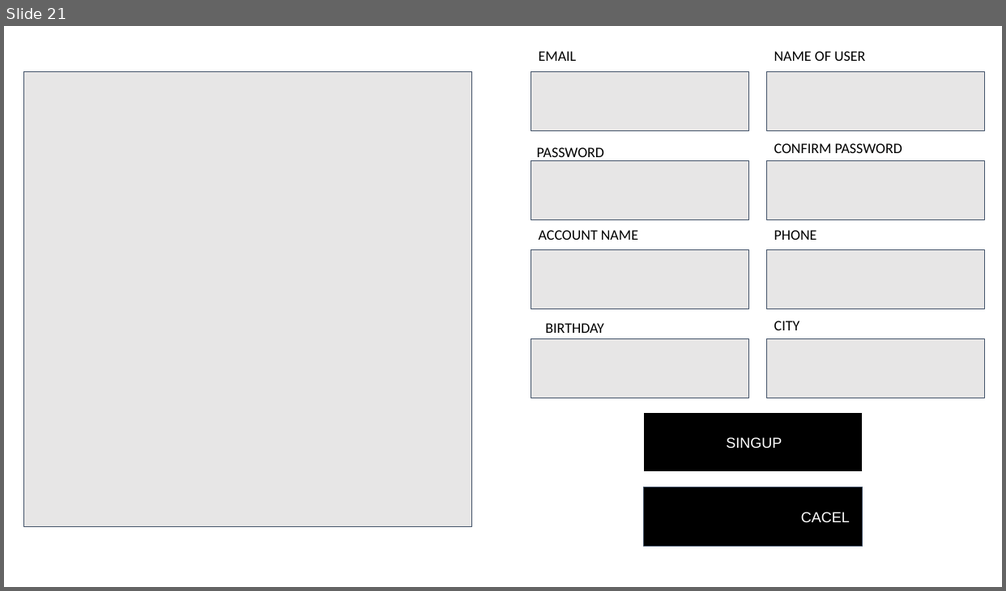
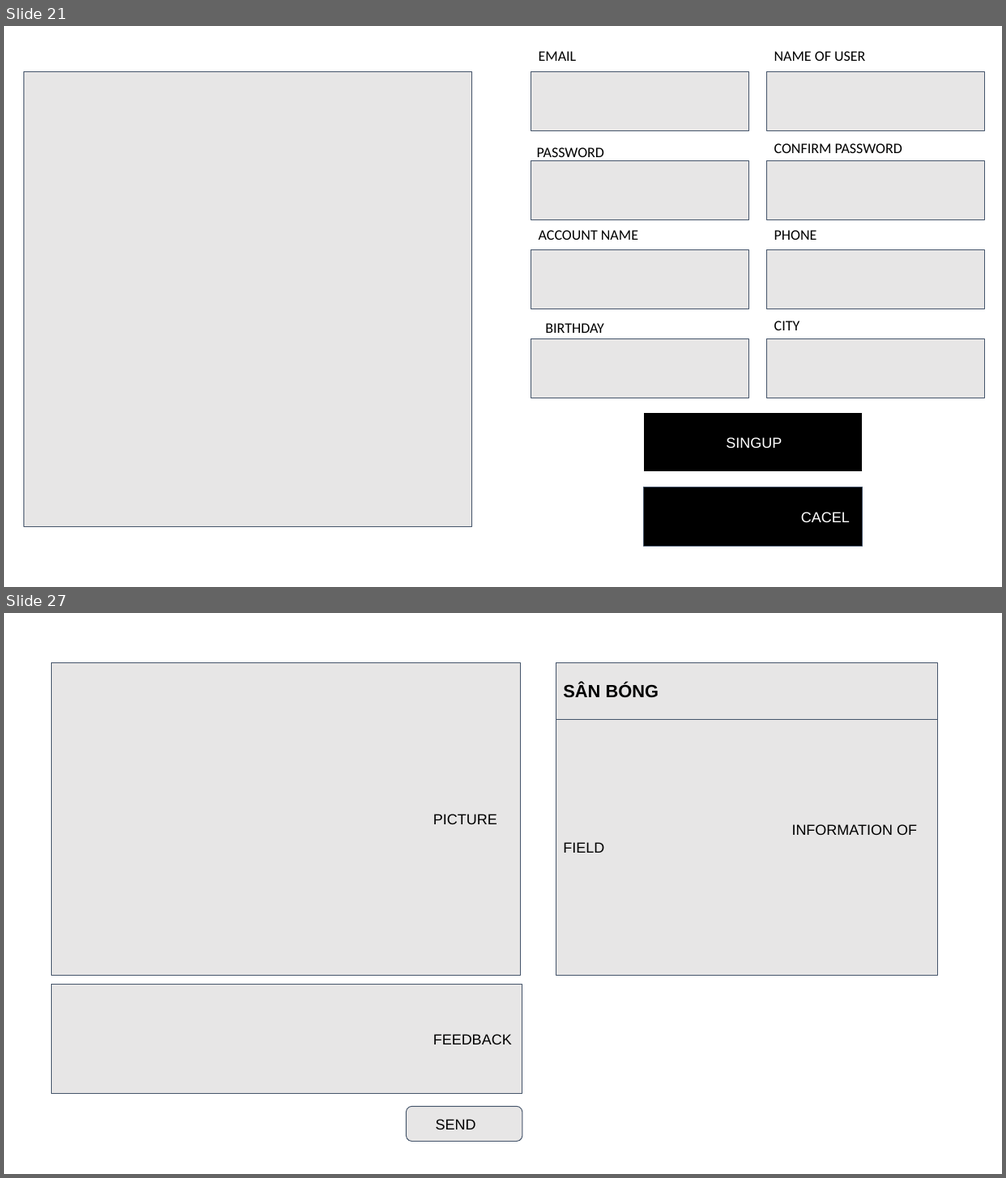
Before and after one commit to votrungquantp15/SE1618-GroupQNP, a slide deck: SWP-Document/SWP/wireframe SWP.pptx. Shown one above the other, each under a label of ours: slide 21 before the commit, slides 21 and 27 after it; the slides between them are not shown. The pictures are 1006x591 and 1006x1178 pixels, drawn with LibreOffice and Linux fonts; fonts in the diff are those of the drawing. Boxes give left, top, right and bottom in pixels: in the first picture for what was removed or moved away, otherwise in the second. Text is boxed around its words. In the diff, an @@ line names an element or a change of style, - is before the commit and + after.

```diff
--- a/SWP-Document/SWP/wireframe SWP.pptx
+++ b/SWP-Document/SWP/wireframe SWP.pptx
@@ slide 27 added at <box>4,613,1002,1174</box>, background #FFFFFF @@
@@ rectangle added at <box>51,662,520,975</box>, fill #E7E6E6, outline #44546A 0.75 pt, 14 pt, text #000000 @@
+PICTURE
@@ rectangle added at <box>556,662,938,718</box>, fill #E7E6E6, outline #44546A 0.75 pt, 17 pt, text #000000, bold @@
+SÂN BÓNG
@@ rectangle added at <box>556,719,938,976</box>, fill #E7E6E6, outline #44546A 0.75 pt, 14 pt, text #000000 @@
+INFORMATION OF FIELD
@@ rectangle added at <box>51,984,522,1093</box>, fill #E7E6E6, outline #44546A 0.75 pt, 14 pt, text #000000 @@
+FEEDBACK
@@ rounded rectangle added at <box>406,1106,522,1142</box>, fill #E7E6E6, outline #44546A 0.75 pt, 14 pt, text #000000 @@
+SEND
```
Also in this commit, not shown: 7 other slides added, 7 other files.
